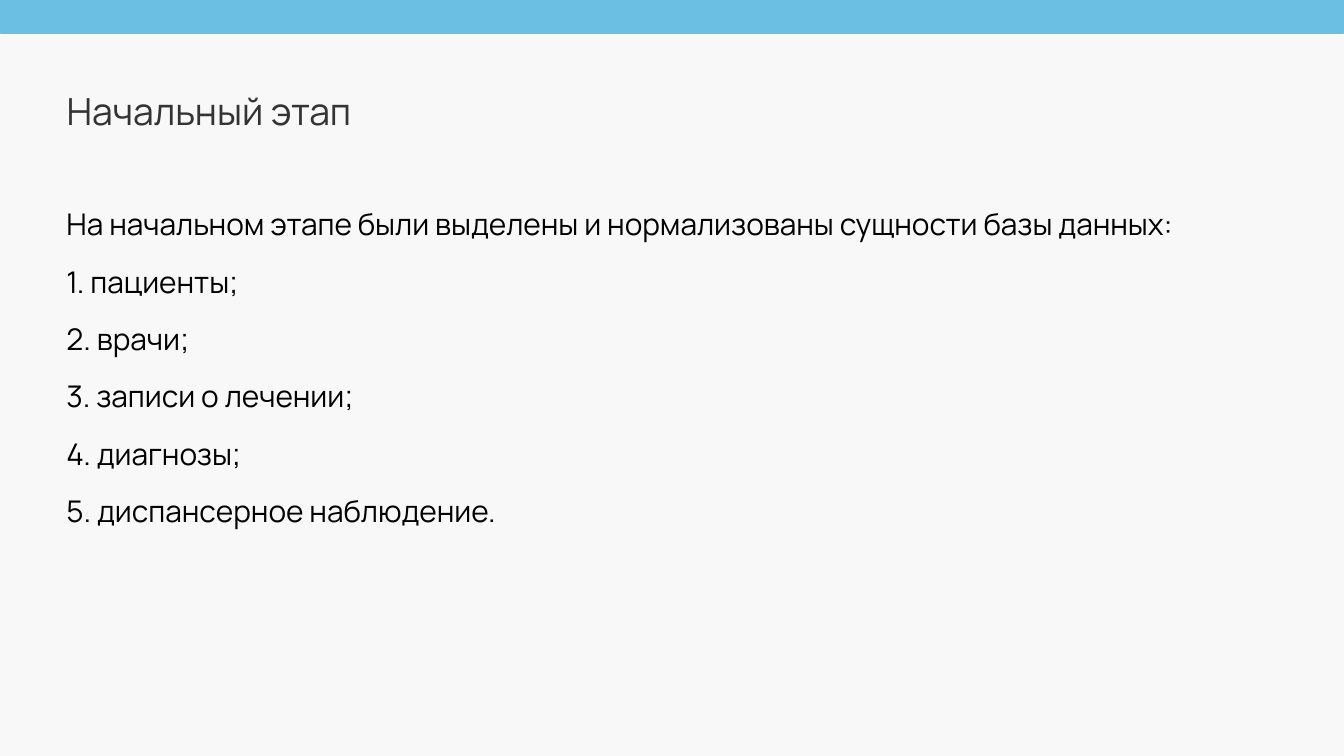
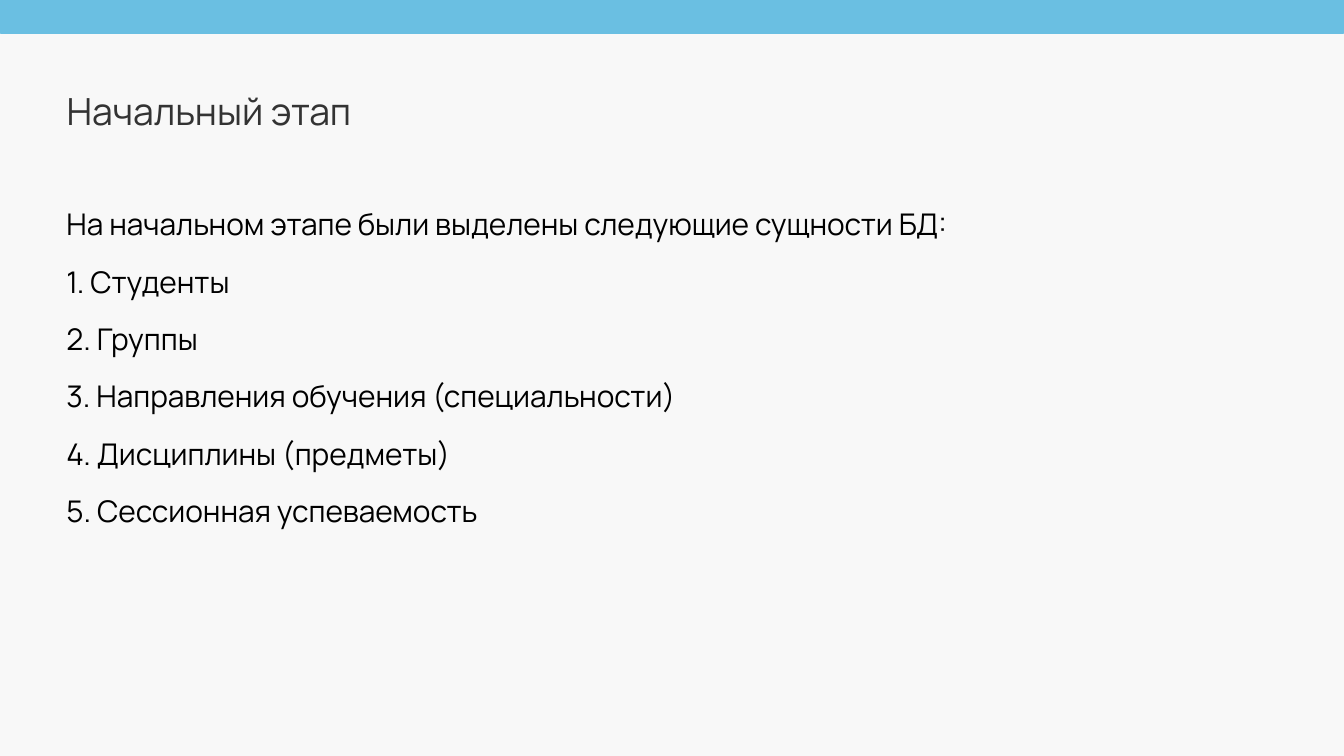
Before and after one commit to ivanv-lab/VLGU, a slide deck: slide 3 of 2 курс/1 семестр/Управление данными/Курсовой проект/Презентация для защиты.pptx. Drawn at 1344x756 pixels with LibreOffice and Linux fonts; fonts in the diff are those of the drawing. Boxes give left, top, right and bottom in pixels: in the first picture for what was removed or moved away, otherwise in the second. Text is boxed around its words. In the diff, an @@ line names an element or a change of style, - is before the commit and + after.

```diff
--- a/2 курс/1 семестр/Управление данными/Курсовой проект/Презентация для защиты.pptx
+++ b/2 курс/1 семестр/Управление данными/Курсовой проект/Презентация для защиты.pptx
@@ text at [66,213,947,530]: text changed @@
-На начальном этапе были выделены и нормализованы сущности базы данных:
-1. пациенты;
-2. врачи;
-3. записи о лечении;
-4. диагнозы;
-5. диспансерное наблюдение.
+На начальном этапе были выделены следующие сущности БД:
+1. Студенты
+2. Группы
+3. Направления обучения (специальности)
+4. Дисциплины (предметы)
+5. Сессионная успеваемость
```
Also in this commit, not shown: 5 other slides changed, 15 slides added, 13 slides removed, 4 other files.
